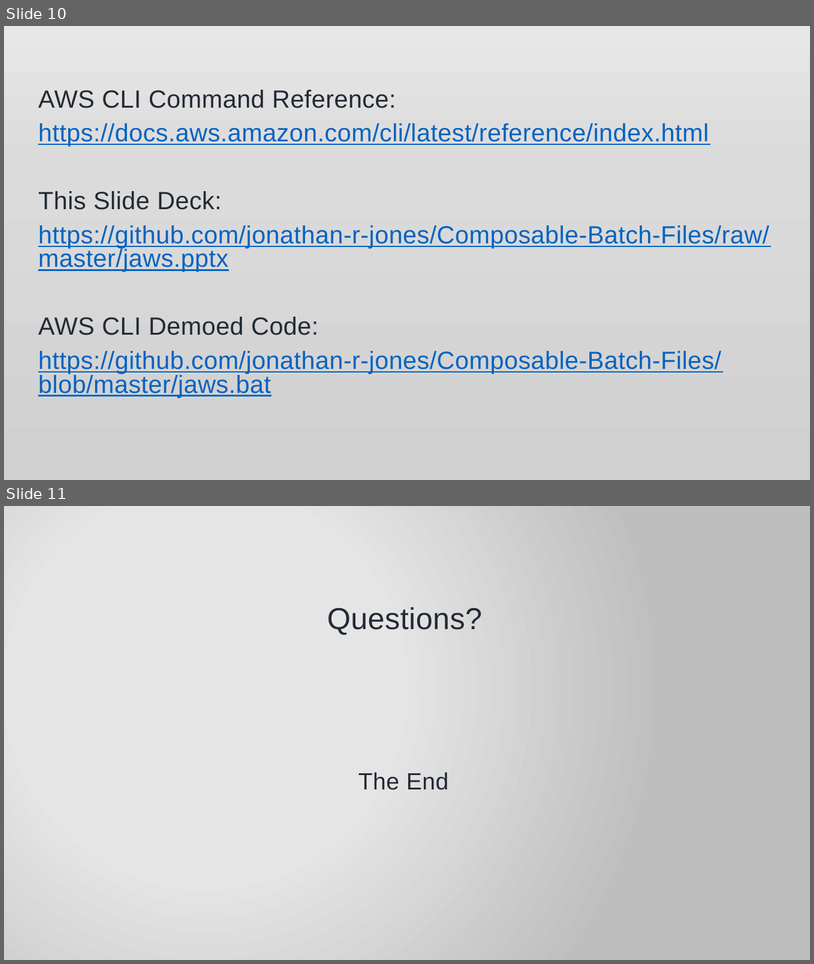
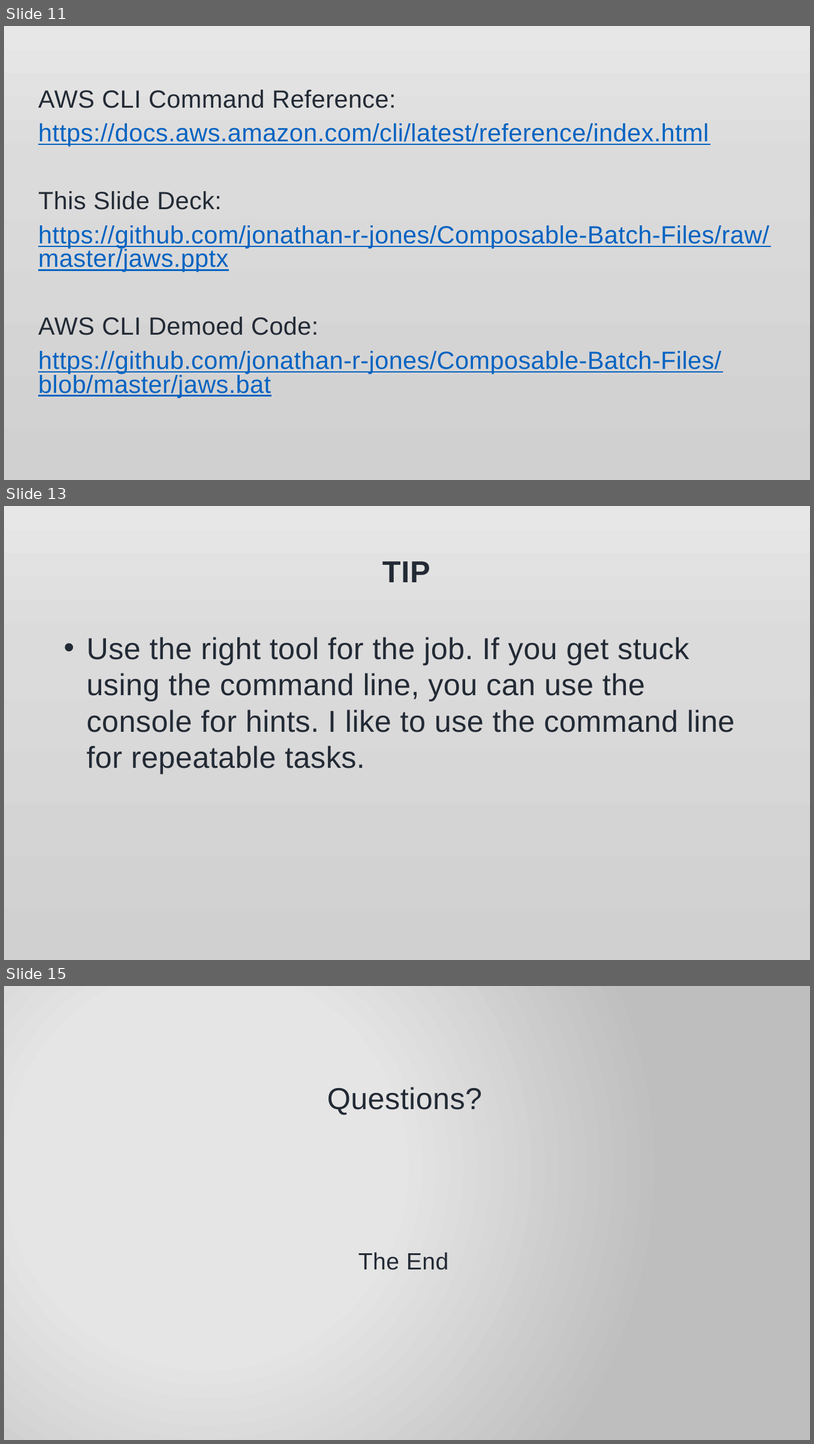
Before and after one commit to jonathan-r-jones/Composable-Batch-Files, a slide deck: jaws.pptx. Shown one above the other, each under a label of ours: slides 10 and 11 before the commit, slides 11, 13 and 15 after it; the slides between them are not shown. The pictures are 814x964 and 814x1444 pixels, drawn with LibreOffice and Linux fonts; fonts in the diff are those of the drawing; background and template pictures are left out. Boxes give left, top, right and bottom in pixels: in the first picture for what was removed or moved away, otherwise in the second. Text is boxed around its words. In the diff, an @@ line names an element or a change of style, - is before the commit and + after.

```diff
--- a/jaws.pptx
+++ b/jaws.pptx
@@ slide 13 added at bbox=[4, 506, 810, 960], background picture (left out) @@
@@ title added at bbox=[383, 561, 431, 582], 36 pt, text #222A35, bold @@
+TIP
@@ text added at bbox=[87, 637, 735, 774], 36 pt, text #222A35 @@
+• Use the right tool for the job. If you get stuck using the command line, you can use the console for hints. I like to use the command line for repeatable tasks.
@@ what was slide 10 is now slide 11 @@
@@ what was slide 11 is now slide 15 @@
```
Also in this commit, not shown: 3 slides changed, 3 other slides added, 4 other files.
